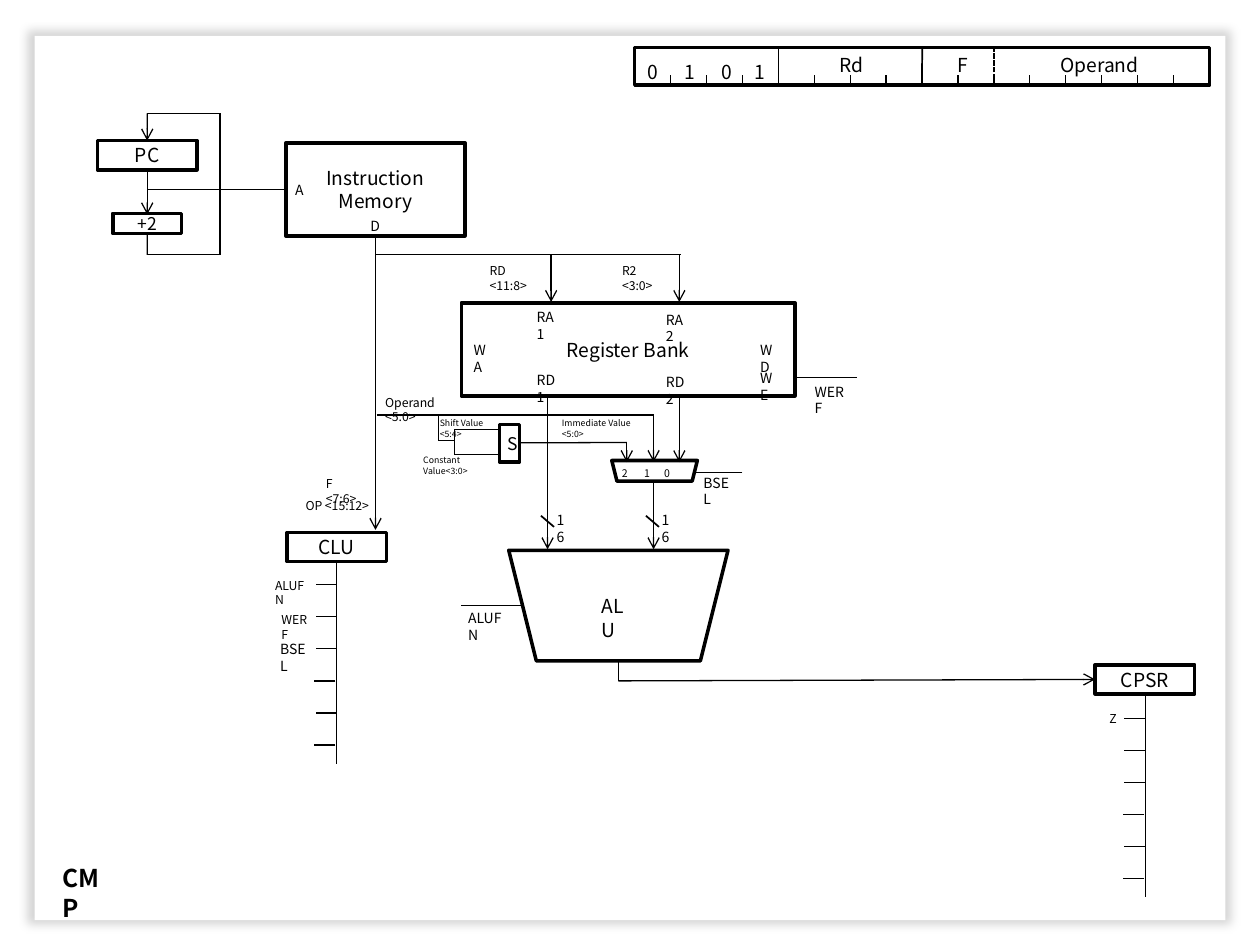
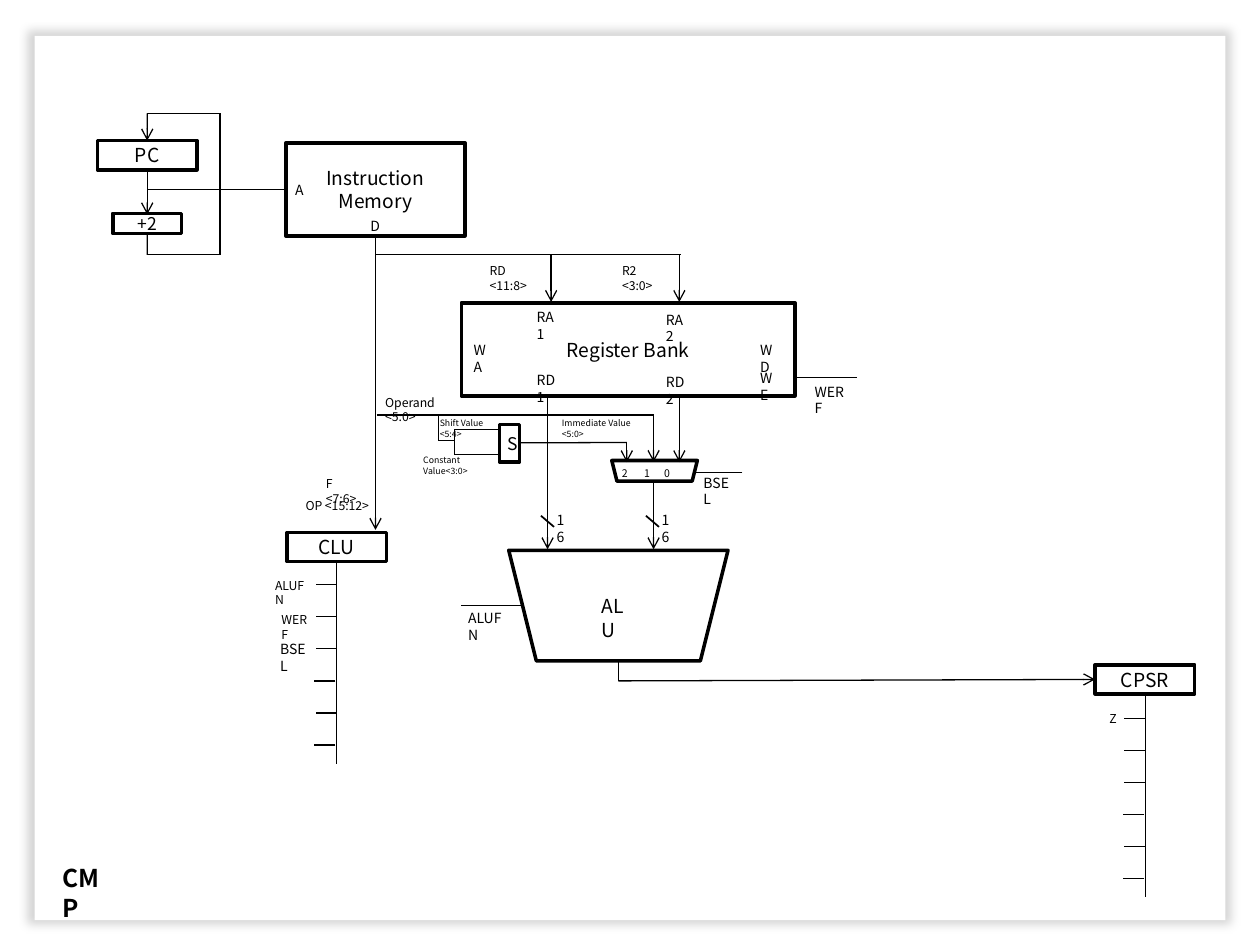
Before and after one commit to eldora/CASM, a slide deck: slide 20 of GradPortfolio.pptx (slide 19 before the commit). Drawn at 1260x945 pixels with LibreOffice and Linux fonts; fonts in the diff are those of the drawing; background and template pictures are left out. Boxes give left, top, right and bottom in pixels: in the first picture for what was removed or moved away, otherwise in the second. Text is boxed around its words. In the diff, an @@ line names an element or a change of style, - is before the commit and + after.

```diff
--- a/GradPortfolio.pptx
+++ b/GradPortfolio.pptx
@@ group removed at [635, 48, 1210, 87]: 18 lines, 7 texts, 1 rectangle @@
-0
-1
-0
-1
-Rd
-Operand
-F
```
Also in this commit, not shown: 12 other slides changed, 5 slides added, 2 slides removed, 1 other file.
